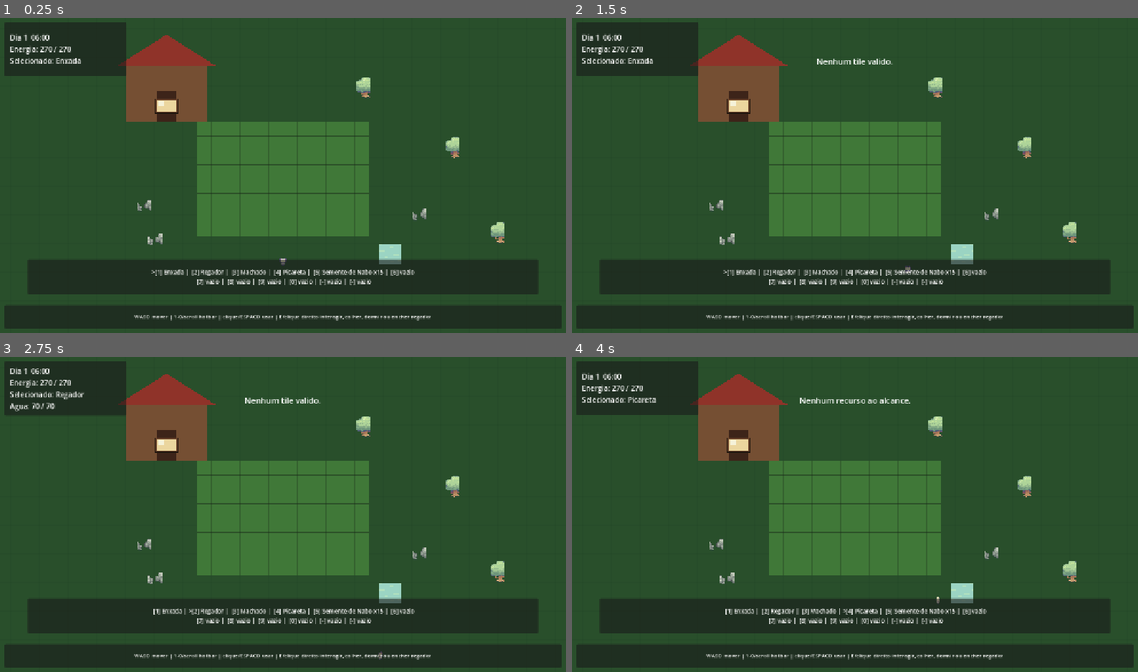
Above: before the commit, frames 1-4 (two rows, left to right).
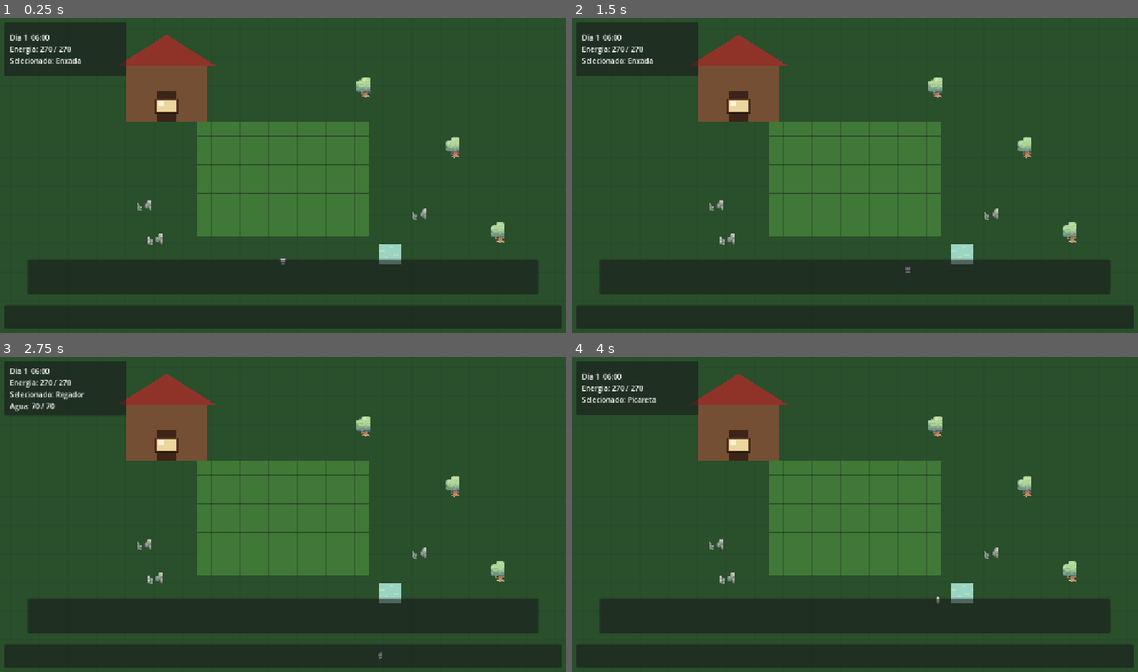
Above: after the commit, the same moments.

Repository: HelioConde/GameSlime
Game: Godot game, scene res://scenes/world/main.tscn
Same seed, same stepped clock (60 frames per second), same inputs: the game is played once before the commit and once after it.
Inputs (mouse positions are in pixels of both pictures, inside the frame that each line leads up to):
- Up to frame 1 (0.25 s): no input
- Up to frame 2 (1.5 s): tap Enter at 0.5 s; move the mouse to (979, 159) at 0.52 s; hold D 0.53-1.28 s; tap E at 0.6 s; click (979, 159) at 0.67 s; tap Space at 0.77, 1.25 s; move the mouse to (741, 191) at 1.27 s; hold S from 1.28 s (still down); tap 1 at 1.35 s
- Up to frame 3 (2.75 s): tap Space at 1.52 s; tap Enter at 2 s; move the mouse to (339, 445) at 2.02 s; release S at 2.03 s; hold D from 2.03 s (still down); tap 2 at 2.1 s
- Up to frame 4 (4 s): move the mouse to (826, 577) at 2.77 s; release D at 2.78 s; hold W 2.78-3.53 s; tap 3 at 2.85 s; click (826, 577) at 2.92 s; tap Space at 3.02, 3.5, 3.77 s; move the mouse to (1024, 561) at 3.52 s; hold A from 3.53 s (still down); tap 4 at 3.6 s

The runs differ from the first frame. In frame 1, 1.3% of the frame differs, in the area x 23-77%, y 79-97%; in frame 2, 1.4%; in frame 3, 1.4%; in frame 4, 1.5%, in the area x 23-77%, y 12-97%.
Error after the commit: Trying to assign value of type 'Label' to a variable of type 'HBoxContainer'. (res://scripts/ui/game_hud.gd:7)

Commit message:
feat: build visual sprite hotbar

Diff:
--- a/scripts/ui/game_hud.gd
+++ b/scripts/ui/game_hud.gd
@@ -1,16 +1,24 @@
 extends CanvasLayer
 
+const TOOL_ATLAS: Texture2D = preload("res://assets/sprout_lands/tools/tools.png")
+const ITEM_ATLAS: Texture2D = preload("res://assets/sprout_lands/items/all_items.png")
+
 @onready var status_label: Label = $StatusPanel/Margin/Status
-@onready var hotbar_label: Label = $HotbarPanel/Margin/Hotbar
+@onready var hotbar_container: HBoxContainer = $HotbarPanel/Margin/Hotbar
 @onready var help_label: Label = $HelpPanel/Margin/Help
 @onready var feedback_label: Label = $Feedback
 
 var player: PlayerController
 var _feedback_time_left: float = 0.0
+var _hotbar_built: bool = false
+var _slot_panels: Array[PanelContainer] = []
+var _slot_icons: Array[TextureRect] = []
+var _slot_names: Array[Label] = []
+var _slot_amounts: Array[Label] = []
 
 func _ready() -> void:
 	call_deferred("_bind_player")
-	help_label.text = "WASD mover | 1-0/scroll hotbar | clique/ESPACO usar | E/clique direito interagir, colher, dormir ou encher regador"
+	help_label.text = "WASD mover | 1-0/scroll hotbar | clique/ESPACO usar | E/clique direito interagir"
 
 func _process(delta: float) -> void:
 	if player == null:
@@ -26,8 +34,78 @@
 
 func _bind_player() -> void:
 	player = get_tree().get_first_node_in_group("player") as PlayerController
-	if player != null and not player.feedback_requested.is_connected(_show_feedback):
+	if player == null:
+		return
+
+	if not player.feedback_requested.is_connected(_show_feedback):
 		player.feedback_requested.connect(_show_feedback)
+
+	if not _hotbar_built:
+		_build_hotbar()
+
+func _build_hotbar() -> void:
+	if player == null:
+		return
+
+	for child in hotbar_container.get_children():
+		child.queue_free()
+
+	_slot_panels.clear()
+	_slot_icons.clear()
+	_slot_names.clear()
+	_slot_amounts.clear()
+
+	for index in range(player.inventory.slots.size()):
+		var panel := PanelContainer.new()
+		panel.custom_minimum_size = Vector2(66, 72)
+		hotbar_container.add_child(panel)
+
+		var margin := MarginContainer.new()
+		margin.add_theme_constant_override("margin_left", 4)
+		margin.add_theme_constant_override("margin_top", 3)
+		margin.add_theme_constant_override("margin_right", 4)
+		margin.add_theme_constant_override("margin_bottom", 3)
+		panel.add_child(margin)
+
+		var column := VBoxContainer.new()
+		column.alignment = BoxContainer.ALIGNMENT_CENTER
+		margin.add_child(column)
+
+		var key_label := Label.new()
+		key_label.horizontal_alignment = HORIZONTAL_ALIGNMENT_CENTER
+		key_label.add_theme_font_size_override("font_size", 10)
+		key_label.text = _slot_key_text(index)
+		column.add_child(key_label)
+
+		var icon := TextureRect.new()
+		icon.custom_minimum_size = Vector2(32, 32)
+		icon.expand_mode = TextureRect.EXPAND_IGNORE_SIZE
+		icon.stretch_mode = TextureRect.STRETCH_KEEP_ASPECT_CENTERED
+		icon.texture_filter = CanvasItem.TEXTURE_FILTER_NEAREST
+		column.add_child(icon)
+
+		var name_label := Label.new()
+		name_label.horizontal_alignment = HORIZONTAL_ALIGNMENT_CENTER
+		name_label.text_overrun_behavior = TextServer.OVERRUN_TRIM_ELLIPSIS
+		name_label.add_theme_font_size_override("font_size", 9)
+		name_label.custom_minimum_size.x = 56
+		column.add_child(name_label)
+
+		var amount_label := Label.new()
+		amount_label.horizontal_alignment = HORIZONTAL_ALIGNMENT_RIGHT
+		amount_label.add_theme_font_size_override("font_size", 10)
+		panel.add_child(amount_label)
+		amount_label.set_anchors_preset(Control.PRESET_FULL_RECT)
+		amount_label.offset_right = -5.0
+		amount_label.offset_bottom = -4.0
+		amount_label.vertical_alignment = VERTICAL_ALIGNMENT_BOTTOM
+
+		_slot_panels.append(panel)
+		_slot_icons.append(icon)
+		_slot_names.append(name_label)
+		_slot_amounts.append(amount_label)
+
+	_hotbar_built = true
 
 func _refresh_status() -> void:
 	if player == null:
@@ -58,28 +136,64 @@
 	]
 
 func _refresh_hotbar() -> void:
-	if player == null:
-		hotbar_label.text = ""
-		return
-
-	var parts: Array[String] = []
+	if player == null or not _hotbar_built:
+		return
 
 	for index in range(player.inventory.slots.size()):
 		var slot := player.inventory.get_slot(index)
-		var key_text := str(index + 1) if index < 9 else ("0" if index == 9 else "-")
-		var content := "vazio"
-
-		if slot != null and not slot.is_empty():
-			content = slot.item.display_name
-			if slot.item.max_stack > 1:
-				content += " x%d" % slot.amount
-
-		var marker := ">" if index == player.inventory.selected_slot else " "
-		parts.append("%s[%s] %s" % [marker, key_text, content])
-
-	var first_line := " | ".join(parts.slice(0, 6))
-	var second_line := " | ".join(parts.slice(6, 12))
-	hotbar_label.text = "%s\n%s" % [first_line, second_line]
+		var selected := index == player.inventory.selected_slot
+		_apply_slot_style(_slot_panels[index], selected)
+
+		if slot == null or slot.is_empty():
+			_slot_icons[index].texture = null
+			_slot_names[index].text = ""
+			_slot_amounts[index].text = ""
+			continue
+
+		_slot_icons[index].texture = _get_item_icon(slot.item)
+		_slot_names[index].text = slot.item.display_name
+		_slot_amounts[index].text = str(slot.amount) if slot.item.max_stack > 1 else ""
+
+func _get_item_icon(item: ItemDefinition) -> Texture2D:
+	if item == null or item.icon_sheet == ItemDefinition.IconSheet.NONE:
+		return null
+
+	var atlas_texture := AtlasTexture.new()
+	match item.icon_sheet:
+		ItemDefinition.IconSheet.TOOLS:
+			atlas_texture.atlas = TOOL_ATLAS
+		ItemDefinition.IconSheet.ITEMS:
+			atlas_texture.atlas = ITEM_ATLAS
+		_:
+			return null
+
+	var size := item.icon_cell_size
+	atlas_texture.region = Rect2(
+		Vector2(item.icon_cell.x * size, item.icon_cell.y * size),
+		Vector2(size, size)
+	)
+	return atlas_texture
+
+func _apply_slot_style(panel: PanelContainer, selected: bool) -> void:
+	var style := StyleBoxFlat.new()
+	style.bg_color = Color(0.08, 0.10, 0.08, 0.92)
+	style.border_width_left = 2
+	style.border_width_top = 2
+	style.border_width_right = 2
+	style.border_width_bottom = 2
+	style.border_color = Color(1.0, 0.83, 0.34) if selected else Color(0.35, 0.42, 0.34)
+	style.corner_radius_top_left = 4
+	style.corner_radius_top_right = 4
+	style.corner_radius_bottom_left = 4
+	style.corner_radius_bottom_right = 4
+	panel.add_theme_stylebox_override("panel", style)
+
+func _slot_key_text(index: int) -> String:
+	if index < 9:
+		return str(index + 1)
+	if index == 9:
+		return "0"
+	return "-"
 
 func _show_feedback(text: String) -> void:
 	feedback_label.text = text
